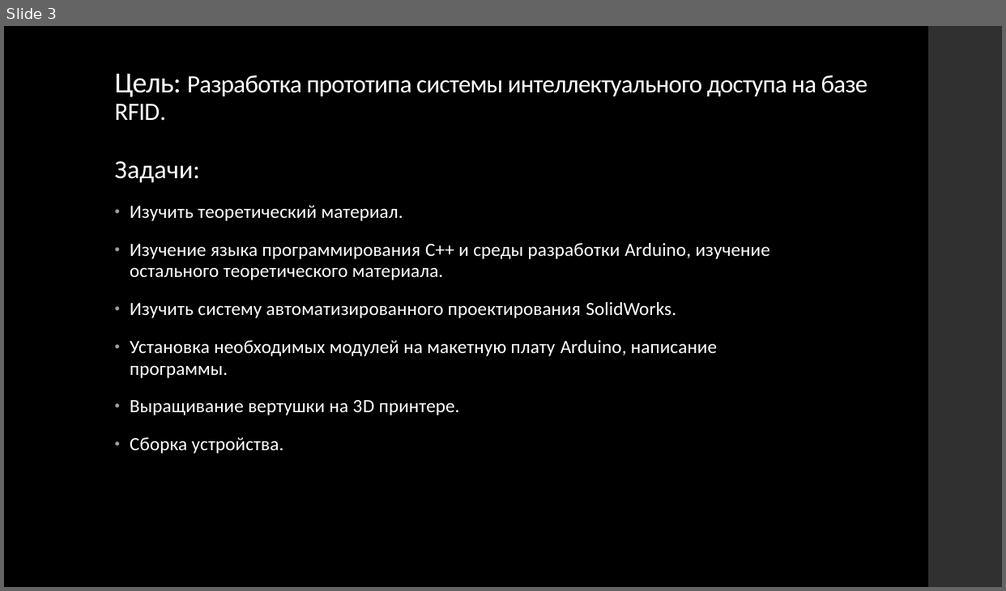
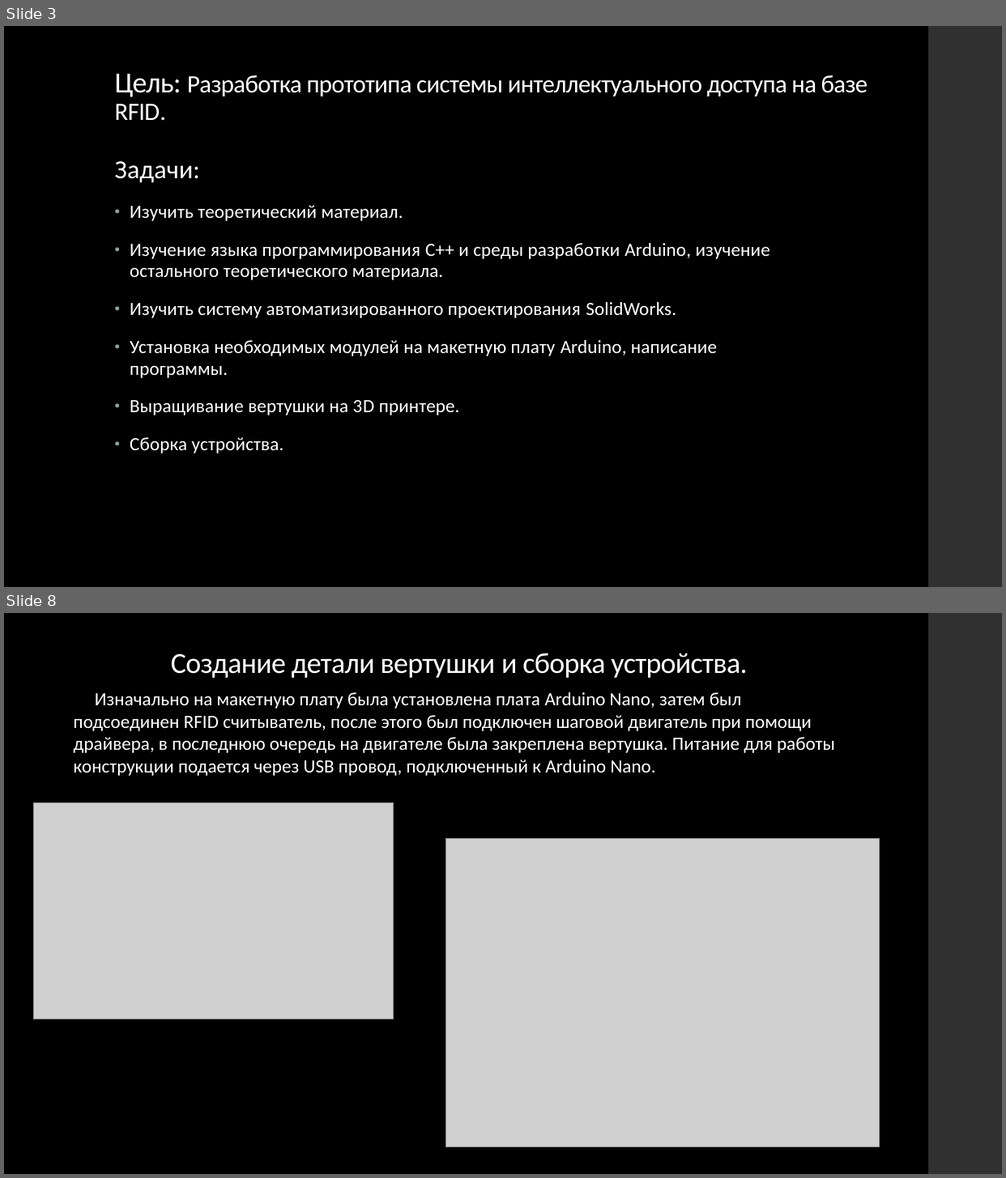
Before and after one commit to kmspofizre/school_project, a slide deck: Презентация ИСД.pptx. Shown one above the other, each under a label of ours: slide 3 before the commit, slides 3 and 8 after it; the slides between them are not shown. The pictures are 1006x591 and 1006x1178 pixels, drawn with LibreOffice and Linux fonts; fonts in the diff are those of the drawing; grey boxes stand for pictures. Boxes give left, top, right and bottom in pixels: in the first picture for what was removed or moved away, otherwise in the second. Text is boxed around its words. In the diff, an @@ line names an element or a change of style, - is before the commit and + after.

Commit message:
Последняя версия

```diff
--- a/Презентация ИСД.pptx
+++ b/Презентация ИСД.pptx
@@ slide 8 added at (x1=4, y1=613, x2=1002, y2=1174), background #000000; not listed: 1 template element that a slide beside it also shows @@
@@ title added at (x1=171, y1=653, x2=747, y2=678), 28 pt, text #FFFFFF @@
+Создание детали вертушки и сборка устройства.
@@ text added at (x1=74, y1=692, x2=835, y2=776), 18 pt, text #FFFFFF @@
+Изначально на макетную плату была установлена плата Arduino Nano, затем был подсоединен RFID считыватель, после этого был подключен шаговой двигатель при помощи драйвера, в последнюю очередь на двигателе была закреплена вертушка. Питание для работы конструкции подается через USB провод, подключенный к Arduino Nano.
@@ picture added at (x1=34, y1=803, x2=394, y2=1019) @@
@@ picture added at (x1=445, y1=839, x2=879, y2=1148) @@
```
Also in this commit, not shown: 1 slide changed, 5 other slides added, 1 slide removed, 1 other file.
